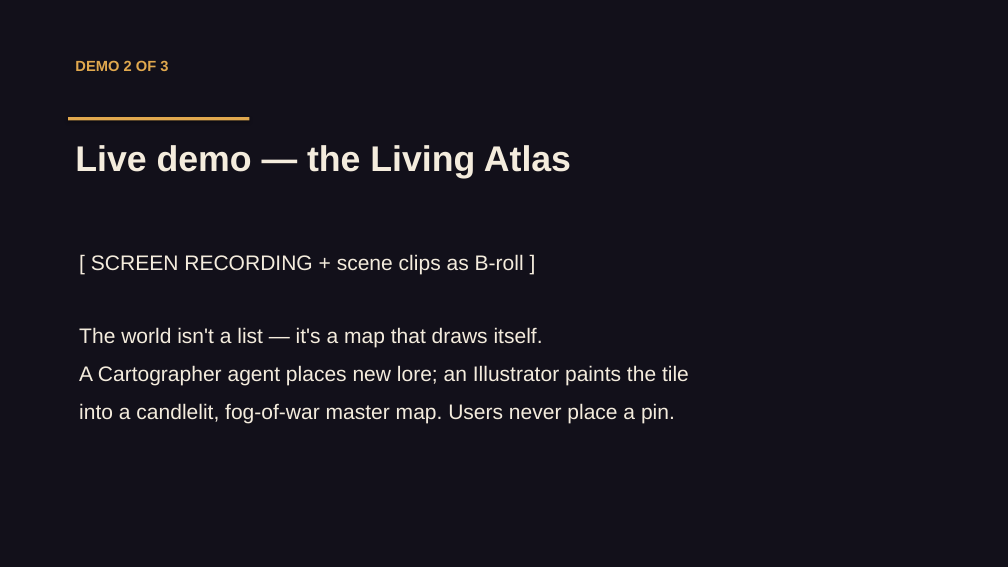
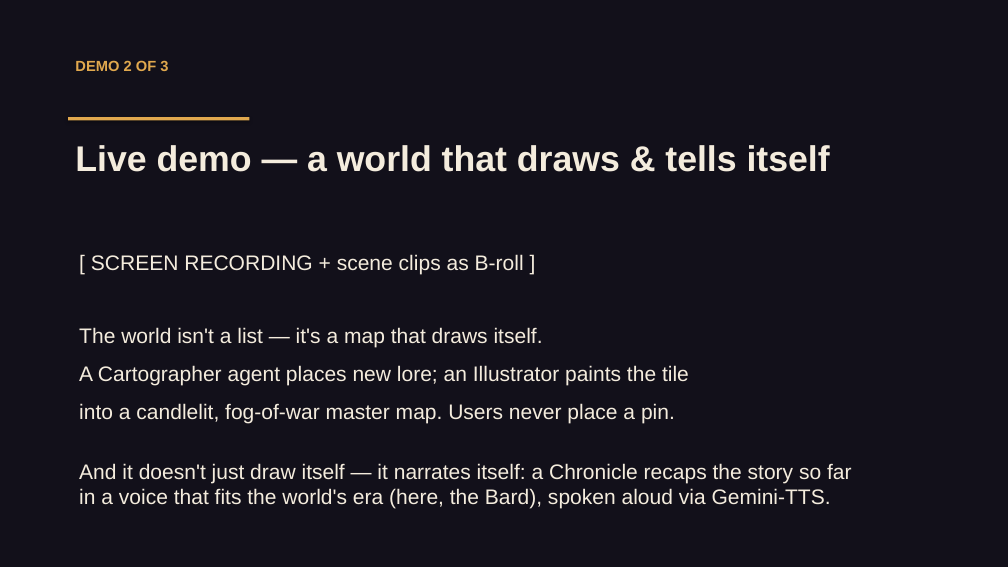
Before and after one commit to akai-joy/imaginary, a slide deck: slide 5 of WorldEngine_demo_slides.pptx. Drawn at 1008x567 pixels with LibreOffice and Linux fonts; fonts in the diff are those of the drawing. Boxes give left, top, right and bottom in pixels: in the first picture for what was removed or moved away, otherwise in the second. Text is boxed around its words. In the diff, an @@ line names an element or a change of style, - is before the commit and + after.

Commit message:
chore(demo): stabilize chronicle fallback & commit uncommitted slides, scripts, and db

```diff
--- a/WorldEngine_demo_slides.pptx
+++ b/WorldEngine_demo_slides.pptx
@@ text at (x1=75, y1=145, x2=830, y2=172): text changed @@
-Live demo — the Living Atlas
+Live demo — a world that draws & tells itself
@@ text at (x1=79, y1=463, x2=852, y2=509): paragraphs added @@
+And it doesn't just draw itself — it narrates itself: a Chronicle recaps the story so far
+in a voice that fits the world's era (here, the Bard), spoken aloud via Gemini-TTS.
```
Also in this commit, not shown: 2 other slides changed, 1 slide added, 7 other files.
